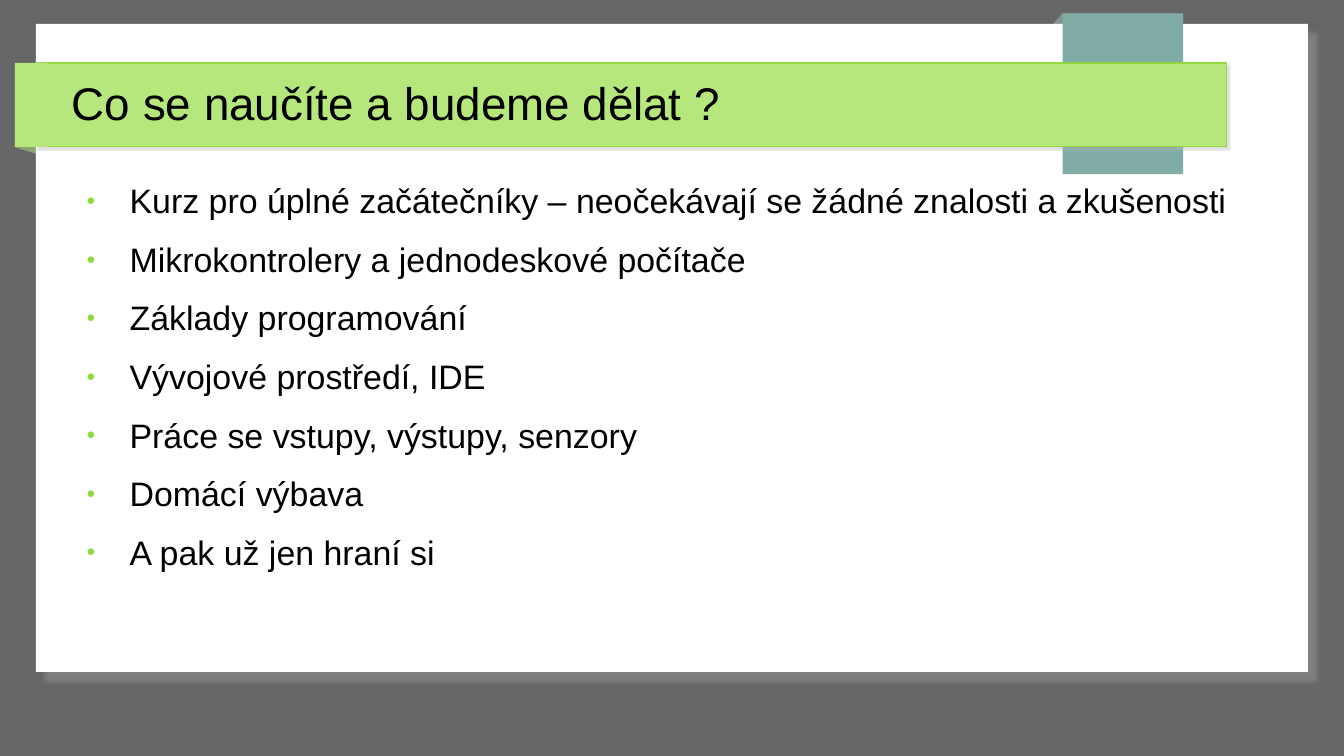
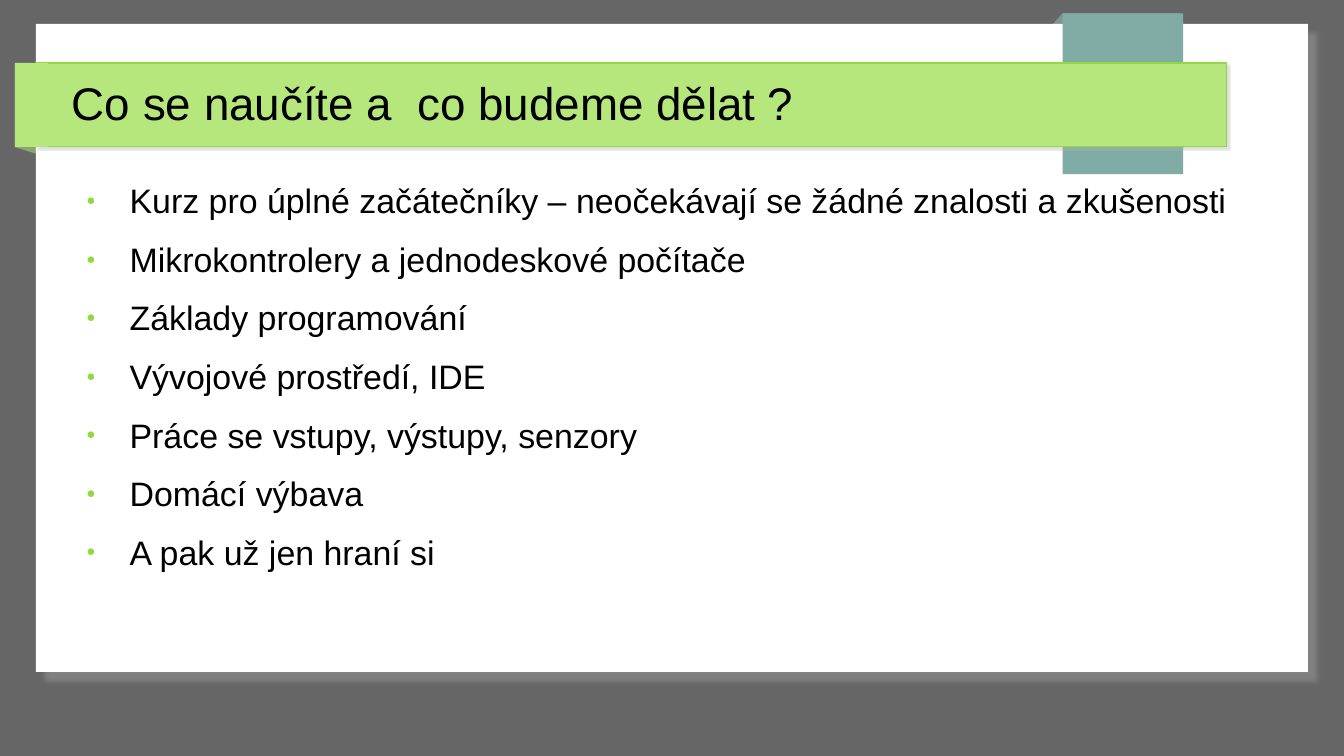
Before and after one commit to MartinPenicka/ArduinoDay, a slide deck: slide 2 of RaspberryPiPico_MicroPython_Introduction/prezentace/rpi_prezentace.odp. Drawn at 1344x756 pixels with LibreOffice and Linux fonts; fonts in the diff are those of the drawing. Boxes give left, top, right and bottom in pixels: in the first picture for what was removed or moved away, otherwise in the second. Text is boxed around its words. In the diff, an @@ line names an element or a change of style, - is before the commit and + after.

```diff
--- a/RaspberryPiPico_MicroPython_Introduction/prezentace/rpi_prezentace.odp
+++ b/RaspberryPiPico_MicroPython_Introduction/prezentace/rpi_prezentace.odp
@@ title at (72,86,755,121): text changed @@
-Co se naučíte a budeme dělat ?
+Co se naučíte a co budeme dělat ?
```
Also in this commit, not shown: 9 other slides changed, 5 slides added, 4 other files.
